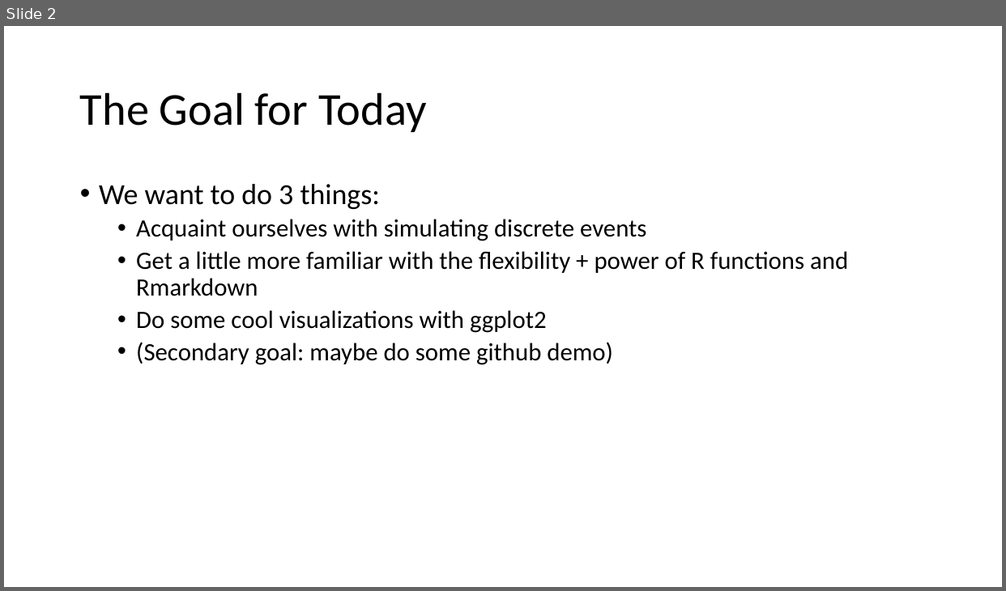
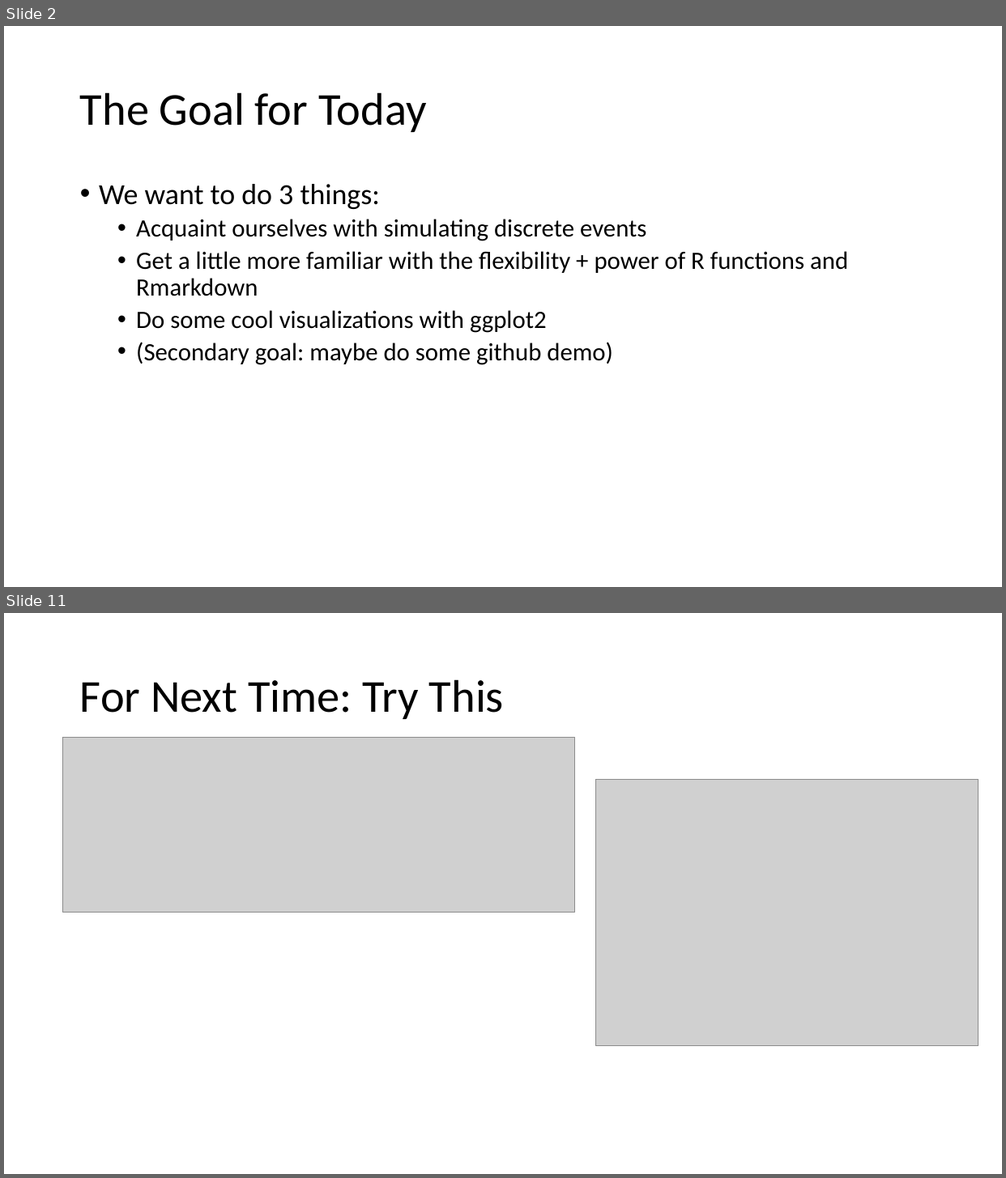
Before and after one commit to dmuratore/msmb_supplements, a slide deck: 10_28_ch1/slides/slides_ch1.pptx. Shown one above the other, each under a label of ours: slide 2 before the commit, slides 2 and 11 after it; the slides between them are not shown. The pictures are 1006x591 and 1006x1178 pixels, drawn with LibreOffice and Linux fonts; fonts in the diff are those of the drawing; grey boxes stand for pictures. Boxes give left, top, right and bottom in pixels: in the first picture for what was removed or moved away, otherwise in the second. Text is boxed around its words. In the diff, an @@ line names an element or a change of style, - is before the commit and + after.

```diff
--- a/10_28_ch1/slides/slides_ch1.pptx
+++ b/10_28_ch1/slides/slides_ch1.pptx
@@ slide 11 added at (4,613,1002,1174), background #FFFFFF @@
@@ title added at (80,679,504,719), 44 pt, text #000000 @@
+For Next Time: Try This
@@ picture added at (63,737,575,913) @@
@@ picture added at (596,779,978,1046) @@
```
Also in this commit, not shown: 8 other slides added, 1 slide removed, 1 other file.
